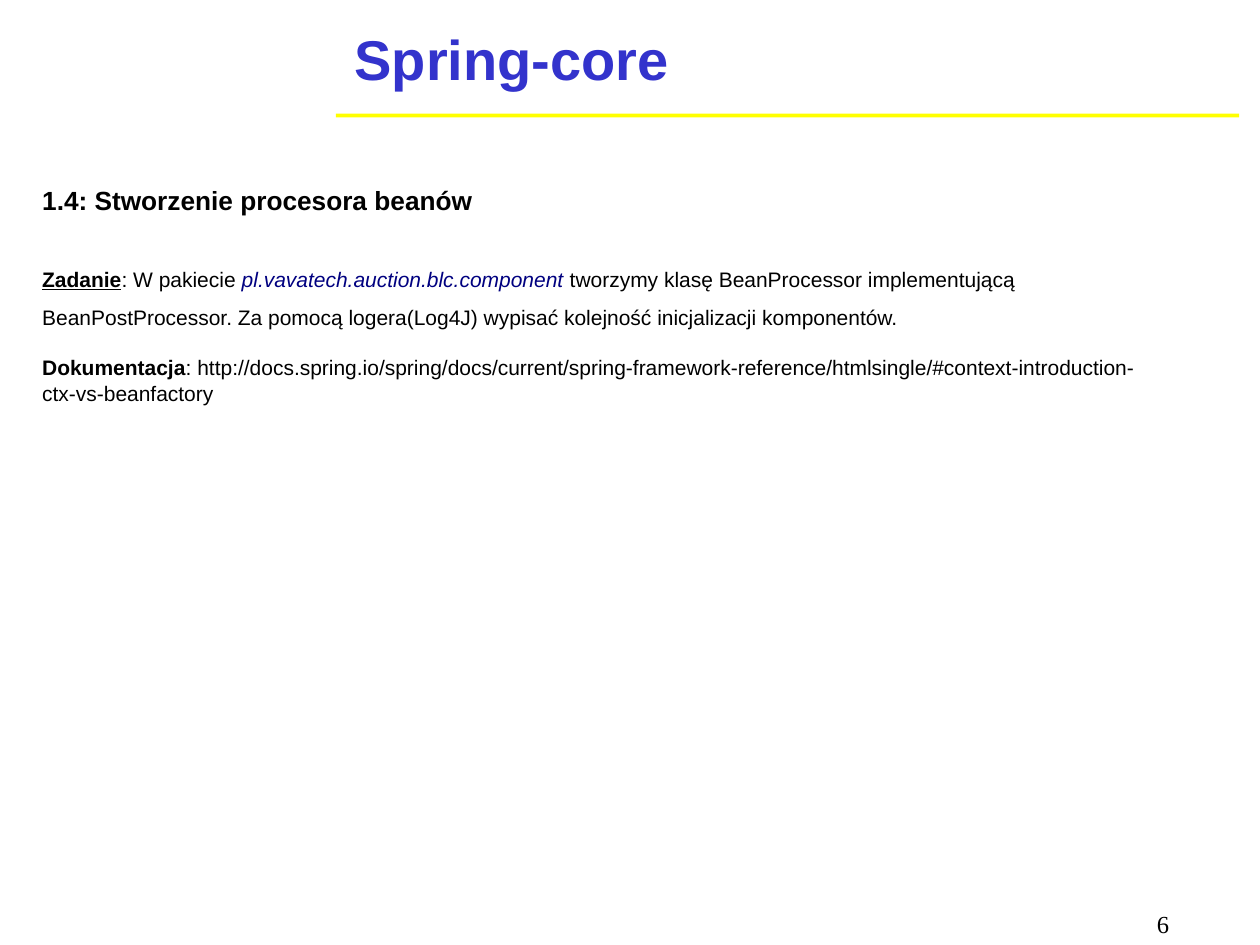
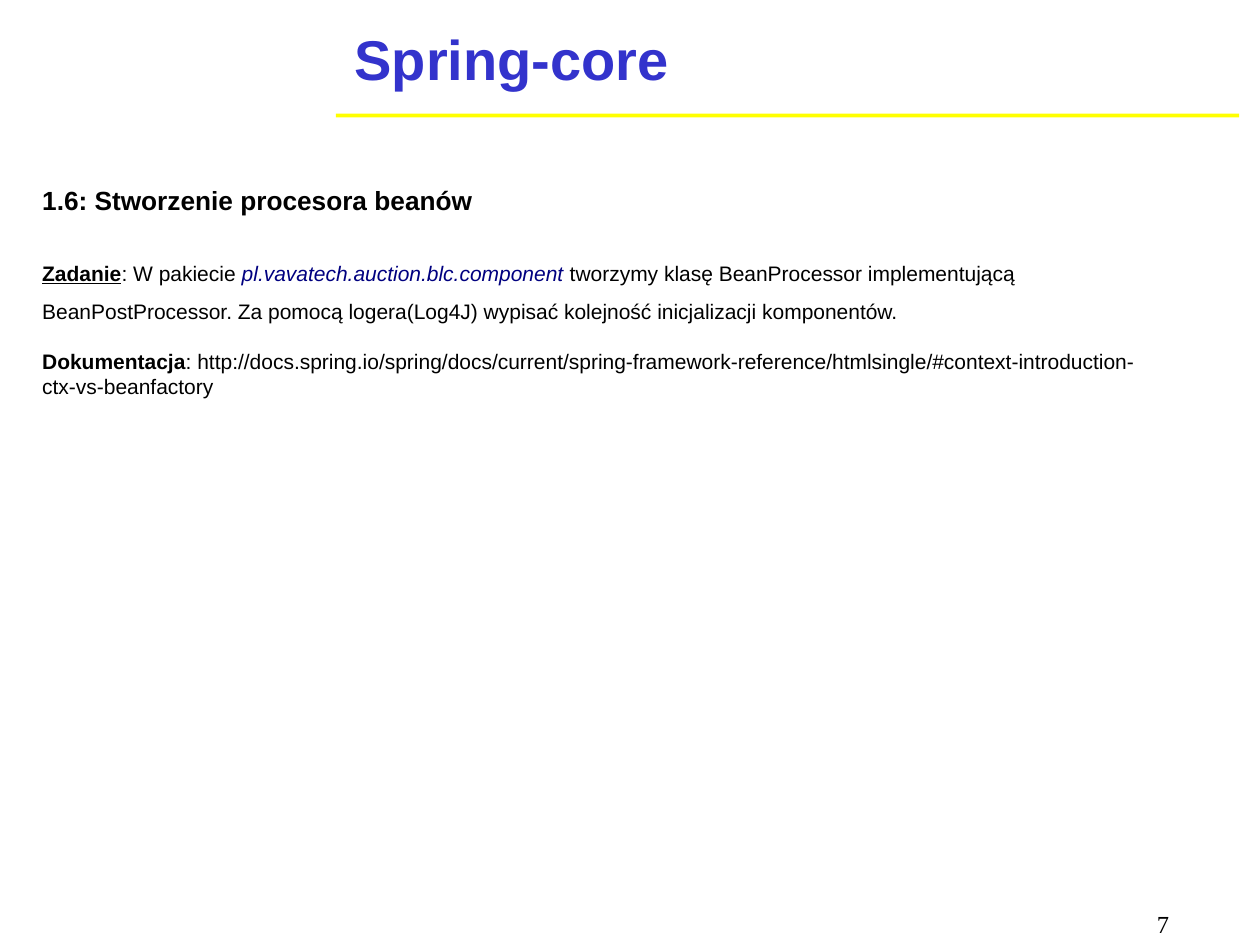
Before and after one commit to tlmikulski/spring-auction, a slide deck: slide 7 of Spring MVC.odp (slide 6 before the commit). Drawn at 1260x945 pixels with LibreOffice and Linux fonts; fonts in the diff are those of the drawing; background and template pictures are left out. Boxes give left, top, right and bottom in pixels: in the first picture for what was removed or moved away, otherwise in the second. Text is boxed around its words. In the diff, an @@ line names an element or a change of style, - is before the commit and + after.

```diff
--- a/Spring MVC.odp
+++ b/Spring MVC.odp
@@ text at (42,190,472,216): text changed @@
-1.4: Stworzenie procesora beanów
+1.6: Stworzenie procesora beanów
@@ page number at (1157,917,1169,933): text changed @@
-6
+7
```
Also in this commit, not shown: 4 other slides changed, 6 other files.
